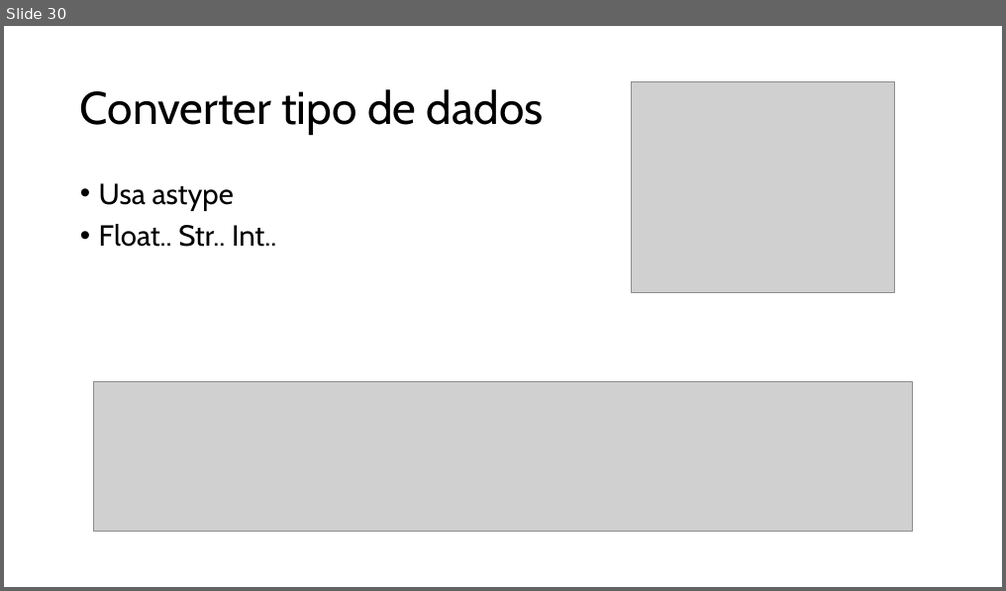
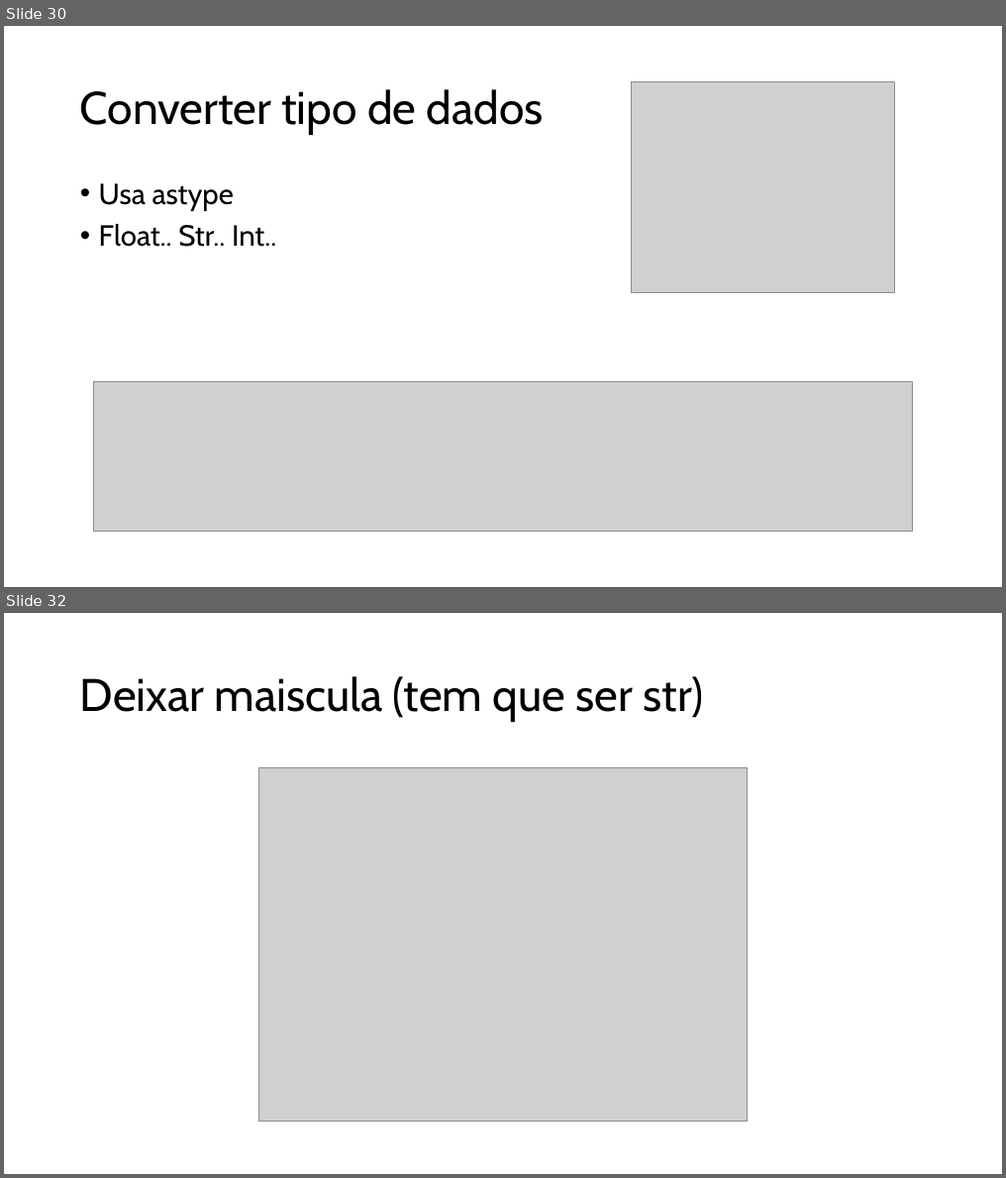
Before and after one commit to augluiz/OlaMundo, a slide deck: python.pptx. Shown one above the other, each under a label of ours: slide 30 before the commit, slides 30 and 32 after it; the slides between them are not shown. The pictures are 1006x591 and 1006x1178 pixels, drawn with LibreOffice and Linux fonts; fonts in the diff are those of the drawing; grey boxes stand for pictures. Boxes give left, top, right and bottom in pixels: in the first picture for what was removed or moved away, otherwise in the second. Text is boxed around its words. In the diff, an @@ line names an element or a change of style, - is before the commit and + after.

```diff
--- a/python.pptx
+++ b/python.pptx
@@ slide 32 added at [4,613,1002,1174], background #FFFFFF @@
@@ title added at [80,676,703,722], 44 pt, text #000000 @@
+Deixar maiscula (tem que ser str)
@@ picture added at [258,768,747,1121] @@
```
Also in this commit, not shown: 4 other slides added.
